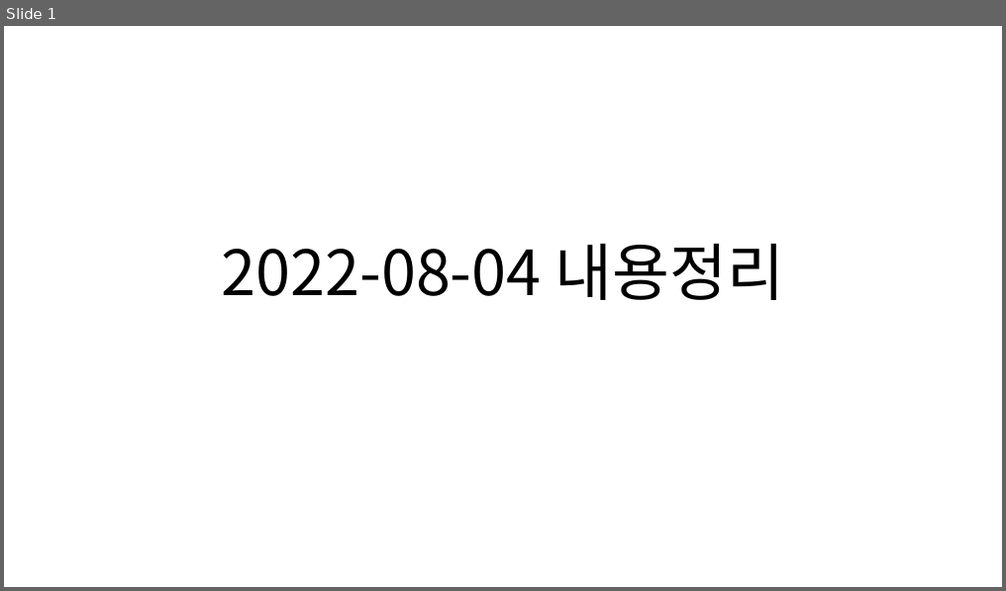
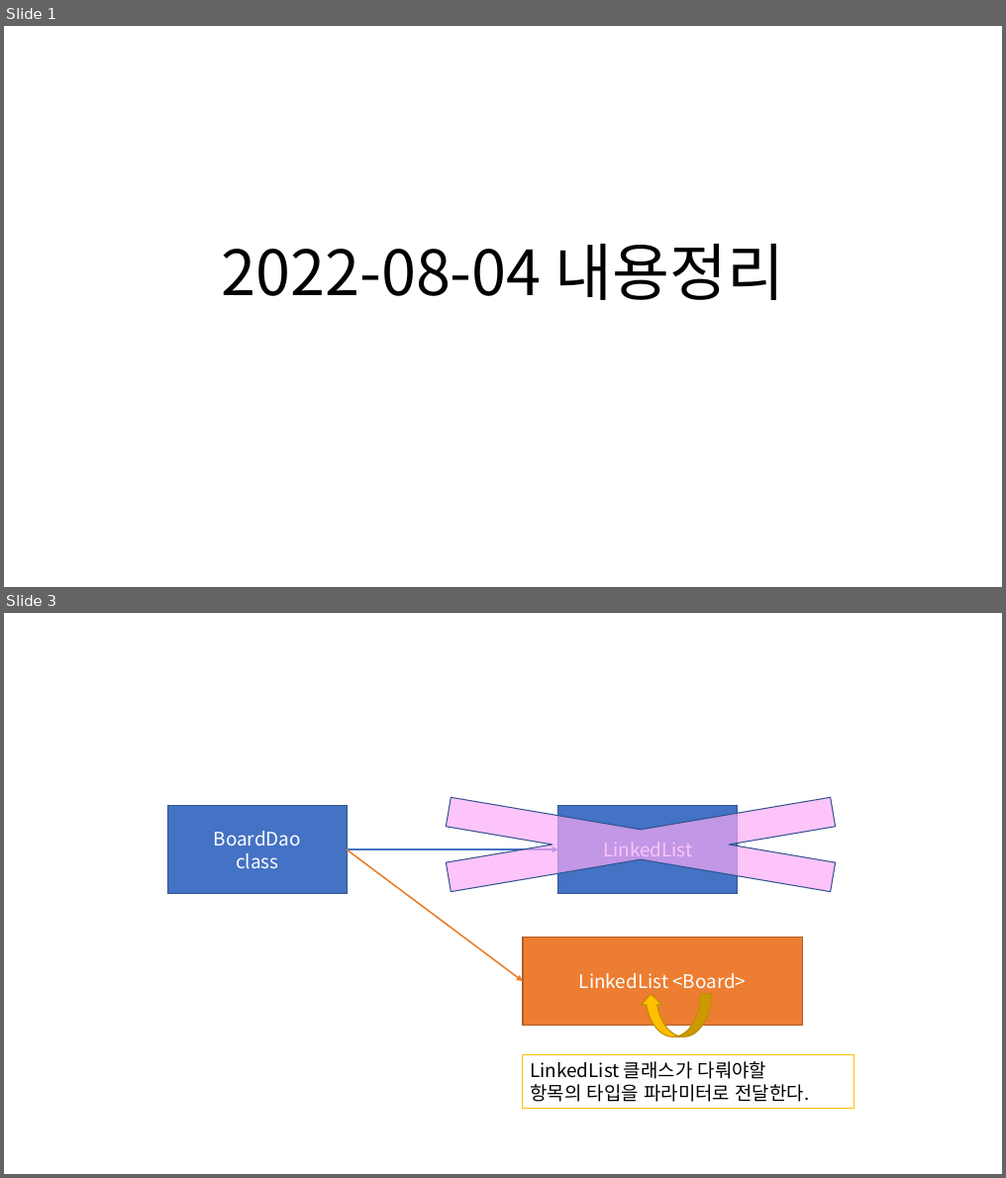
Before and after one commit to Dingadung/2022-study-workspace, a slide deck: study-note/자바/2022-08-04 내용정리 .pptx. Shown one above the other, each under a label of ours: slide 1 before the commit, slides 1 and 3 after it; the slides between them are not shown. The pictures are 1006x591 and 1006x1178 pixels, drawn with LibreOffice and Linux fonts; fonts in the diff are those of the drawing. Boxes give left, top, right and bottom in pixels: in the first picture for what was removed or moved away, otherwise in the second. Text is boxed around its words. In the diff, an @@ line names an element or a change of style, - is before the commit and + after.

Commit message:
board-app Delete test classes, Edit List interface to Generic

```diff
--- a/study-note/자바/2022-08-04 내용정리 .pptx
+++ b/study-note/자바/2022-08-04 내용정리 .pptx
@@ slide 3 added at bbox=[4, 613, 1002, 1174], background #FFFFFF @@
@@ cross added at bbox=[270, 782, 1002, 908], fill #FDA9F7 at 68% opacity, outline #325491 1 pt @@
@@ rectangle added at bbox=[168, 806, 347, 894], fill #4472C4, outline #325491 1 pt, 18 pt, text #FFFFFF @@
+BoardDao
+class
@@ rectangle added at bbox=[558, 806, 738, 894], fill #4472C4, outline #325491 1 pt, 18 pt, text #FFFFFF @@
+LinkedList
@@ arrow added from (347, 850) to (558, 850), #4472C4 1.5 pt @@
@@ arrow added from (347, 850) to (523, 981), #ED7D31 1.5 pt @@
@@ rectangle added at bbox=[523, 938, 803, 1026], fill #ED7D31, outline #AF5C24 1 pt, 18 pt, text #FFFFFF @@
+LinkedList <Board>
@@ curved left arrow added at bbox=[641, 994, 711, 1037], fill #FFC000, outline #BD8E00 1 pt @@
@@ rectangle added at bbox=[523, 1056, 854, 1109], fill #FFFFFF, outline #FFC000 1 pt, 18 pt, text #000000 @@
+LinkedList 클래스가 다뤄야할
+항목의 타입을 파라미터로 전달한다.
```
Also in this commit, not shown: 1 slide changed, 5 other files.
